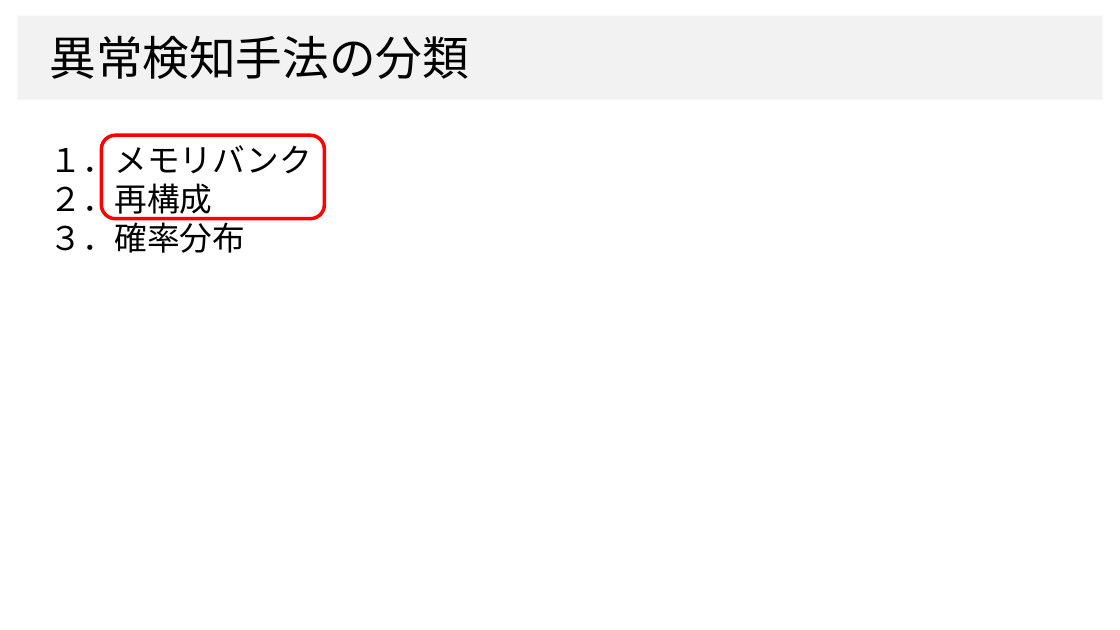
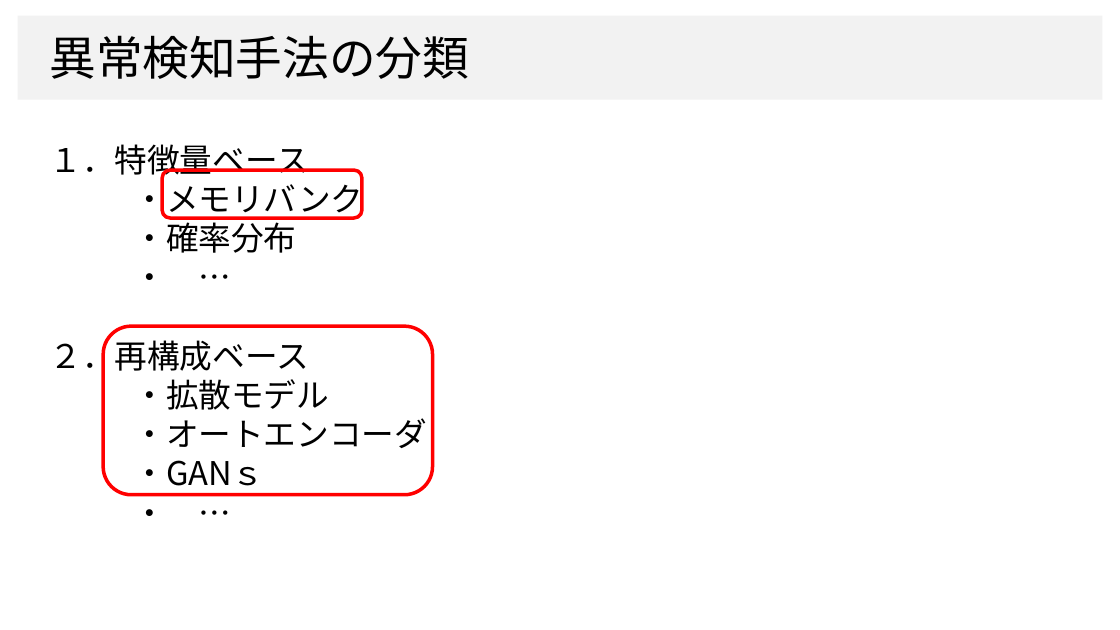
Before and after one commit to dhia-github/haselab-all, a slide deck: slide 3 of 発表資料/B4_上坂大樹_サーベイ大会資料.pptx (slide 2 before the commit). Drawn at 1120x630 pixels with LibreOffice and Linux fonts; fonts in the diff are those of the drawing; background and template pictures are left out. Boxes give left, top, right and bottom in pixels: in the first picture for what was removed or moved away, otherwise in the second. Text is boxed around its words. In the diff, an @@ line names an element or a change of style, - is before the commit and + after.

```diff
--- a/発表資料/B4_上坂大樹_サーベイ大会資料.pptx
+++ b/発表資料/B4_上坂大樹_サーベイ大会資料.pptx
@@ text at bbox=[49, 144, 427, 516]: text changed @@
-１．メモリバンク
-２．再構成
-３．確率分布
+１．特徴量ベース
+・メモリバンク
+・確率分布
+・ …
+２．再構成ベース
+・拡散モデル
+・オートエンコーダ
+・GANｓ
+・ …
@@ rounded rectangle: place and size @@
-rounded rectangle at bbox=[102, 135, 325, 218]
+rounded rectangle at bbox=[162, 170, 362, 218]
@@ rounded rectangle added at bbox=[103, 326, 433, 495], outline #FF0000 3 pt @@
```
Also in this commit, not shown: 13 other slides changed, 1 slide added.
